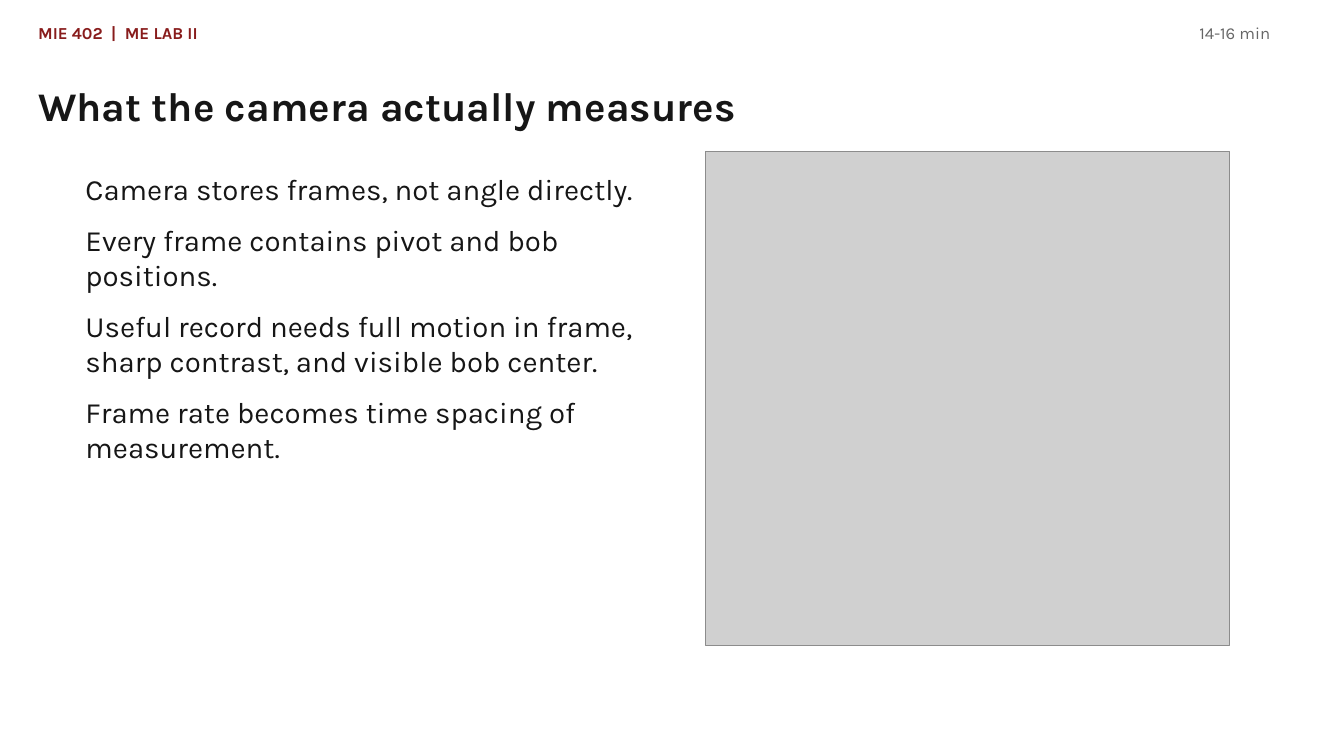
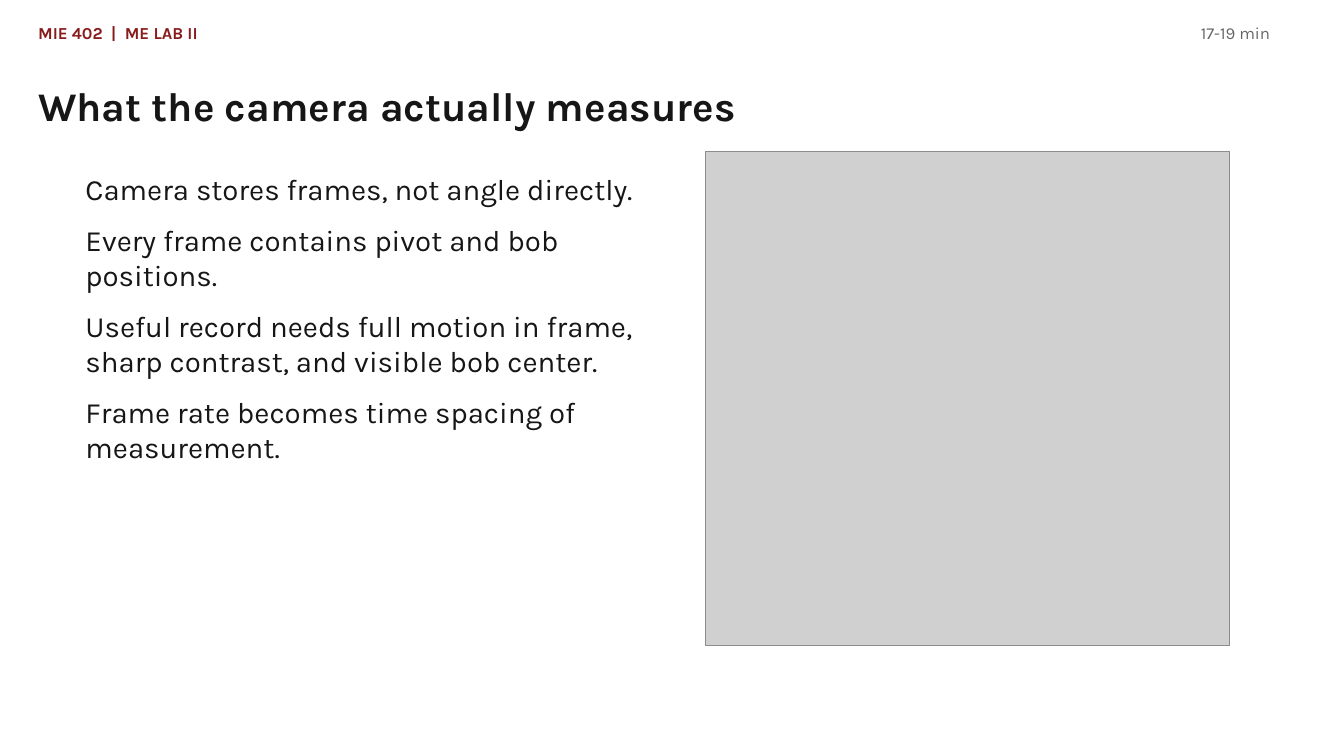
Before and after one commit to Ehsan-Roohi/MIE402-Lab, a slide deck: slide 9 of site/docs/MIE402_Lecture03_Single_Pendulum_PreLab2_Fall2026.pptx (slide 8 before the commit). Drawn at 1344x756 pixels with LibreOffice and Linux fonts; fonts in the diff are those of the drawing; grey boxes stand for pictures. Boxes give left, top, right and bottom in pixels: in the first picture for what was removed or moved away, otherwise in the second. Text is boxed around its words. In the diff, an @@ line names an element or a change of style, - is before the commit and + after.

```diff
--- a/site/docs/MIE402_Lecture03_Single_Pendulum_PreLab2_Fall2026.pptx
+++ b/site/docs/MIE402_Lecture03_Single_Pendulum_PreLab2_Fall2026.pptx
@@ text at [1201,27,1270,39]: text changed @@
-14-16 min
+17-19 min
```
Also in this commit, not shown: 18 other slides changed, 2 slides added, 1 slide removed, 7 other files.
